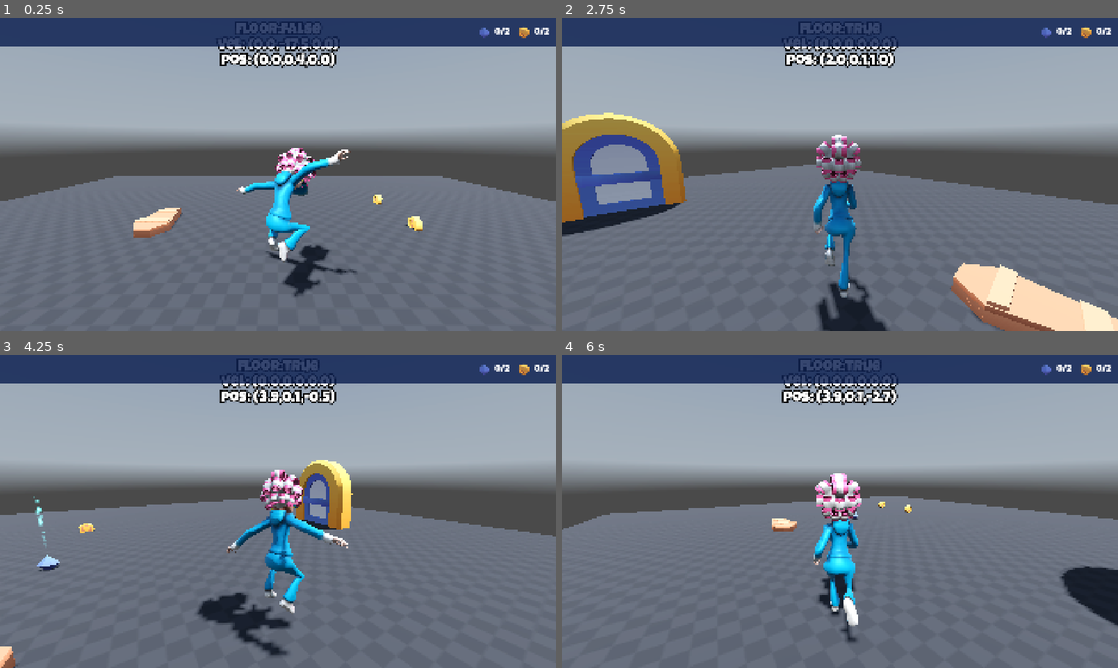
Above: before the commit, frames 1-4 (two rows, left to right).
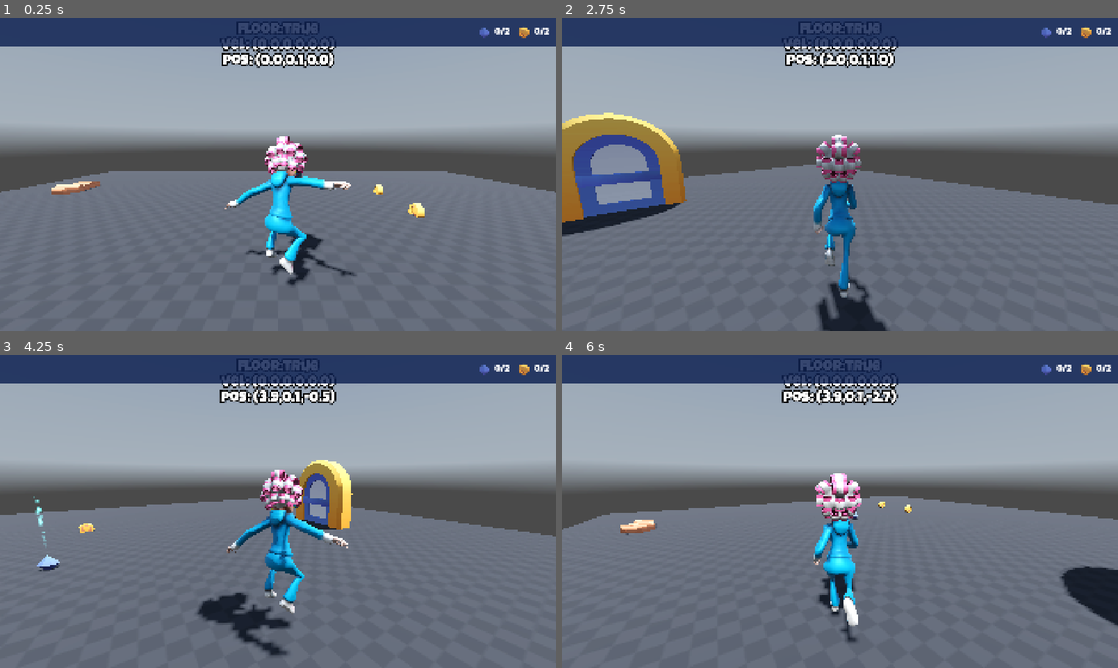
Above: after the commit, the same moments.

Repository: razhammer/GrannyCapers
Game: Godot game, scene res://Scenes/Level/LevelBase.tscn
Same seed, same stepped clock (60 frames per second), same inputs: the game is played once before the commit and once after it. A sky picture missing from this copy of the repository is replaced by a grey-blue gradient.
Inputs:
- Up to frame 1 (0.25 s): no input
- Up to frame 2 (2.75 s): tap Enter (shoot) at 0.5, 1.35 s; hold D (move_right) 0.53-1.28 s; hold Enter (shoot) 0.53-1.28 s; tap Space (jump) at 0.77, 1.52 s; hold S (move_backward) 1.28-2.03 s; hold D (move_right) from 2.03 s (still down); hold Enter (shoot) from 2.03 s (still down)
- Up to frame 3 (4.25 s): release D (move_right) at 2.78 s; release Enter (shoot) at 2.78 s; hold W (move_forward) 2.78-3.53 s; tap Enter (shoot) at 2.85 s; tap Space (jump) at 3.02, 3.77 s; hold A (move_left) from 3.53 s (still down); hold Enter (shoot) from 3.53 s (still down)
- Up to frame 4 (6 s): release Enter (shoot) at 4.28 s; tap Enter (shoot) at 4.35, 5.85 s; tap Space (jump) at 4.52 s; release A (move_left) at 5.03 s; hold S (move_backward) 5.03-5.78 s; hold Enter (shoot) 5.03-5.78 s; hold D (move_right) from 5.78 s (still down)

The runs differ from the first frame. In frame 1, 7.4% of the frame differs, in the area x 0-100%, y 1-89%; in frame 2, 3.9%; in frame 3, 0.2%; in frame 4, 0.4%.

Commit message:
25/03/2026

Diff:
--- /dev/null
+++ b/Scenes/Enemies/Vampire/Vampire.gd
@@ -0,0 +1,21 @@
+extends CharacterBody3D
+
+@export var speed: float = 5.0
+
+
+@onready var running_effect: AudioStreamPlayer3D = $RunningEffect
+@onready var link_player: LinkPlayer = $LinkPlayer
+@onready var falls_off: Node3D = $FallsOff
+
+
+var _gravity: float = -30.0
+
+
+func _process(delta: float) -> void:
+	var direction: Vector3 = link_player.direction_to_granny(global_position)
+
+
+
+func _on_running_timer_timeout() -> void:
+	running_effect.stop()
+	running_effect.play()
--- /dev/null
+++ b/Scenes/Enemies/Vampire/Vampire.tscn
@@ -0,0 +1,44 @@
+[gd_scene format=3 uid="uid://c13np3oqgs2bs"]
+
+[ext_resource type="PackedScene" uid="uid://cotpbyle7wmwu" path="res://Scenes/Enemies/Vampire/VampireModel.tscn" id="1_6qk3o"]
+[ext_resource type="Script" uid="uid://cq4f1whi7yywk" path="res://Scenes/Enemies/Vampire/Vampire.gd" id="1_l5kib"]
+[ext_resource type="PackedScene" uid="uid://cxo1qecuoof4p" path="res://Scenes/Utility/FallsOff/FallsOff.tscn" id="2_1fej0"]
+[ext_resource type="PackedScene" uid="uid://behhj1x1xjw24" path="res://Scenes/Utility/LinkPlayer/LinkPlayer.tscn" id="3_vibdq"]
+[ext_resource type="AudioStream" uid="uid://cdoho2cind8m5" path="res://Assets/Audio/Enemies/vampire-sucking-blood-short.wav" id="4_b4x8s"]
+[ext_resource type="AudioStream" uid="uid://ddn1iotavdv3c" path="res://Assets/Audio/Enemies/vampire1.wav" id="5_l5kib"]
+[ext_resource type="AudioStream" uid="uid://bi3dfmooc7sev" path="res://Assets/Audio/Enemies/vampire_running.wav" id="5_ms1w1"]
+
+[sub_resource type="CapsuleShape3D" id="CapsuleShape3D_lj2ri"]
+radius = 0.296875
+height = 1.3321533
+
+[sub_resource type="AudioStreamRandomizer" id="AudioStreamRandomizer_2tsvk"]
+streams_count = 2
+stream_0/stream = ExtResource("5_l5kib")
+stream_1/stream = ExtResource("5_ms1w1")
+
+[node name="Vampire" type="CharacterBody3D" unique_id=1854934885]
+collision_layer = 0
+script = ExtResource("1_l5kib")
+
+[node name="VampireModel" parent="." unique_id=1267251194 instance=ExtResource("1_6qk3o")]
+
+[node name="CollisionShape3D" type="CollisionShape3D" parent="." unique_id=310880255]
+transform = Transform3D(1, 0, 0, 0, 1, 0, 0, 0, 0.69171065, 0, 0.61568624, 0)
+shape = SubResource("CapsuleShape3D_lj2ri")
+
+[node name="FallsOff" parent="." unique_id=1638287272 instance=ExtResource("2_1fej0")]
+
+[node name="LinkPlayer" parent="." unique_id=671507847 instance=ExtResource("3_vibdq")]
+
+[node name="BloodSucker" type="AudioStreamPlayer3D" parent="." unique_id=1942745227]
+stream = ExtResource("4_b4x8s")
+
+[node name="RunningEffect" type="AudioStreamPlayer3D" parent="." unique_id=2138956030]
+stream = SubResource("AudioStreamRandomizer_2tsvk")
+
+[node name="RunningTimer" type="Timer" parent="." unique_id=1207958319]
+wait_time = 3.0
+autostart = true
+
+[connection signal="timeout" from="RunningTimer" to="." method="_on_running_timer_timeout"]
--- /dev/null
+++ b/Scenes/Enemies/Vampire/VampireCoffin.gd
@@ -0,0 +1,21 @@
+extends Node3D
+
+const OFFSET_Y: Vector3 = Vector3(0, 1, 0)
+
+@onready var animation_player: AnimationPlayer = $AnimationPlayer
+@onready var player_detect: RayCast3D = $PlayerDetect
+@onready var link_player: LinkPlayer = $LinkPlayer
+
+
+func _physics_process(delta: float) -> void:
+	if link_player.granny:
+		player_detect.look_at(link_player.granny_pos + OFFSET_Y, Vector3.UP)
+
+		open_coffin()
+
+
+
+func open_coffin():
+	if player_detect.is_colliding() and player_detect.get_collider() == link_player.granny:
+		animation_player.play("appear")
+		set_physics_process(false)
--- a/Scenes/Enemies/Vampire/VampireCoffin.tscn
+++ b/Scenes/Enemies/Vampire/VampireCoffin.tscn
@@ -1,5 +1,6 @@
 [gd_scene format=3 uid="uid://bqresc2oumbxt"]
 
+[ext_resource type="Script" uid="uid://cugfgjyoqc0f5" path="res://Scenes/Enemies/Vampire/VampireCoffin.gd" id="1_72j70"]
 [ext_resource type="PackedScene" uid="uid://s3xlii8xskme" path="res://Assets/Models/Kenney/Graveyard/coffin-old.glb" id="1_ajp2x"]
 [ext_resource type="PackedScene" uid="uid://jl7g2rxdlhr0" path="res://Assets/Models/Kenney/Graveyard/coffin.glb" id="2_yainm"]
 [ext_resource type="PackedScene" uid="uid://cotpbyle7wmwu" path="res://Scenes/Enemies/Vampire/VampireModel.tscn" id="3_yainm"]
@@ -161,6 +162,7 @@
 }
 
 [node name="VampireCoffin" type="Node3D" unique_id=363409951]
+script = ExtResource("1_72j70")
 
 [node name="coffin-old2" parent="." unique_id=1748898186 instance=ExtResource("1_ajp2x")]
 transform = Transform3D(1.5, 0, 0, 0, 1.5, 0, 0, 0, 1.5, 0, -0.17118049, -0.5826365)
@@ -179,7 +181,9 @@
 [node name="Sounds" type="AudioStreamPlayer3D" parent="." unique_id=306960481]
 
 [node name="PlayerDetect" type="RayCast3D" parent="." unique_id=96094521]
+transform = Transform3D(1, 0, 0, 0, 1, 0, 0, 0, 1, 0, 0.42666817, 0)
 target_position = Vector3(0, 0, -5)
-debug_shape_custom_color = Color(0, 0.7607843, 0, 1)
+collision_mask = 3
+debug_shape_custom_color = Color(0.6745098, 0.09019608, 0, 1)
 
 [node name="LinkPlayer" parent="." unique_id=671507847 instance=ExtResource("6_poccj")]
--- a/Scenes/Level/LevelBase.tscn
+++ b/Scenes/Level/LevelBase.tscn
@@ -53,7 +53,7 @@
 [node name="TestPlatform" parent="." unique_id=356533742 instance=ExtResource("6_v5c15")]
 
 [node name="Granny" parent="." unique_id=944199689 instance=ExtResource("7_yqkkm")]
-transform = Transform3D(1, 0, 0, 0, 1, 0, 0, 0, 1, 0, 2.7409086, 0)
+transform = Transform3D(1, 0, 0, 0, 1, 0, 0, 0, 1, 0, 1.3892353, 0)
 
 [node name="Pickups" type="Node" parent="." unique_id=2058054046]
 
@@ -78,4 +78,4 @@
 transform = Transform3D(1, 0, 0, 0, 1, 0, 0, 0, 1, -0.055444717, 0, -5.283321)
 
 [node name="VampireCoffin" parent="." unique_id=363409951 instance=ExtResource("13_86rlm")]
-transform = Transform3D(1, 0, 0, 0, 1, 0, 0, 0, 1, 3.1204438, 0, 3.349916)
+transform = Transform3D(1, 0, 0, 0, 1, 0, 0, 0, 1, 7.585007, 0, 5.769492)
--- a/Scenes/LevelExit/LevelExit.tscn
+++ b/Scenes/LevelExit/LevelExit.tscn
@@ -3,7 +3,8 @@
 [ext_resource type="PackedScene" uid="uid://ce0owaul1cj5v" path="res://Assets/Models/Kenney/Platformer/door-rotate-large.glb" id="1_m8yfu"]
 [ext_resource type="Script" uid="uid://ccmgehltrp03q" path="res://Scenes/LevelExit/LevelExit.gd" id="1_xn2r3"]
 [ext_resource type="PackedScene" uid="uid://cxqufe3uxkg2a" path="res://Assets/Models/Kenney/Platformer/fence-straight.glb" id="2_6edub"]
-[ext_resource type="AudioStream" uid="uid://dhvl7y5vhxpq" path="res://Assets/Audio/Music/Effects/242503__wrong-action.wav" id="3_q37bc"]
+[ext_resource type="AudioStream" uid="uid://dhvl7y5vhxpq" path="res://Assets/Audio/Effects/242503__wrong-action.wav" id="3_q37bc"]
+
 
 [sub_resource type="BoxShape3D" id="BoxShape3D_m8yfu"]
 size = Vector3(1.5265808, 1.944725, 0.5213394)
--- a/Scenes/Pickup/Coin.tscn
+++ b/Scenes/Pickup/Coin.tscn
@@ -1,8 +1,9 @@
 [gd_scene format=3 uid="uid://dgved8ku5vcl2"]
 
 [ext_resource type="PackedScene" uid="uid://0l0jxx703bcr" path="res://Scenes/Pickup/Pickup.tscn" id="1_6544t"]
-[ext_resource type="AudioStream" uid="uid://3mcm01fpn8ga" path="res://Assets/Audio/Music/Effects/coin_pickup.wav" id="2_cdtue"]
+[ext_resource type="AudioStream" uid="uid://3mcm01fpn8ga" path="res://Assets/Audio/Effects/coin_pickup.wav" id="2_cdtue"]
 [ext_resource type="PackedScene" uid="uid://dj18tu6pggc52" path="res://Assets/Models/Kenney/Platformer/coin-gold.glb" id="2_f20mt"]
+
 
 [sub_resource type="SphereShape3D" id="SphereShape3D_cdtue"]
 radius = 0.25
--- a/Scenes/Pickup/Jewel.tscn
+++ b/Scenes/Pickup/Jewel.tscn
@@ -1,8 +1,9 @@
 [gd_scene format=3 uid="uid://b7jarbbyqplg0"]
 
 [ext_resource type="PackedScene" uid="uid://0l0jxx703bcr" path="res://Scenes/Pickup/Pickup.tscn" id="1_flj16"]
-[ext_resource type="AudioStream" uid="uid://blqcu8pcqesc3" path="res://Assets/Audio/Music/Effects/Jewel_Collect.wav" id="2_ape01"]
+[ext_resource type="AudioStream" uid="uid://blqcu8pcqesc3" path="res://Assets/Audio/Effects/Jewel_Collect.wav" id="2_ape01"]
 [ext_resource type="PackedScene" uid="uid://c3xfscck6e0n2" path="res://Assets/Models/Kenney/Platformer/jewel.glb" id="2_mj4gv"]
+
 
 [sub_resource type="SphereShape3D" id="SphereShape3D_mj4gv"]
 radius = 0.22
Not shown, changed: Assets/Audio/Effects/242503__wrong-action.wav.import
Not shown, changed: Assets/Audio/Effects/Jewel_Collect.wav.import
Not shown, changed: Assets/Audio/Effects/coin_pickup.wav.import
Not shown, changed: Assets/Audio/Effects/key-appears.wav.import
Not shown, added: Assets/Audio/Effects/key_collect.ogg.import
Not shown, added: Assets/Audio/Enemies/vampire-sucking-blood-short.wav.import
Not shown, added: Assets/Audio/Enemies/vampire1.wav.import
Not shown, added: Assets/Audio/Enemies/vampire2.wav.import
Not shown, added: Assets/Audio/Enemies/vampire_running.wav.import
Not shown, removed: Assets/Audio/Music/Effects/key_collect.ogg.import
Not shown, added: Scenes/Enemies/Vampire/Vampire.gd.uid
Not shown, added: Scenes/Enemies/Vampire/VampireCoffin.gd.uid
(and 9 more such lines)
